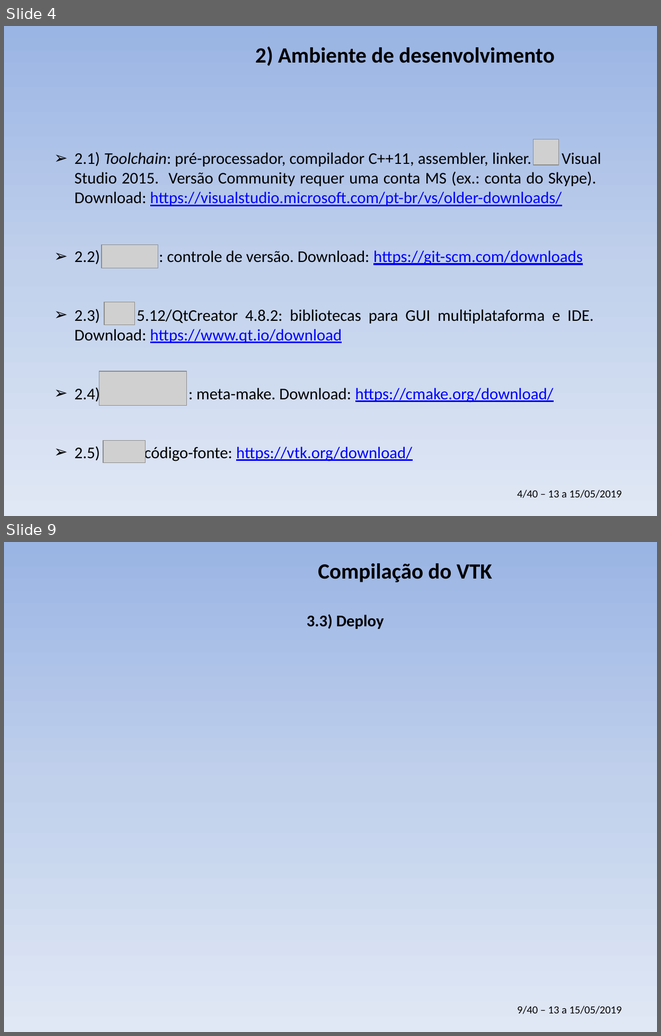
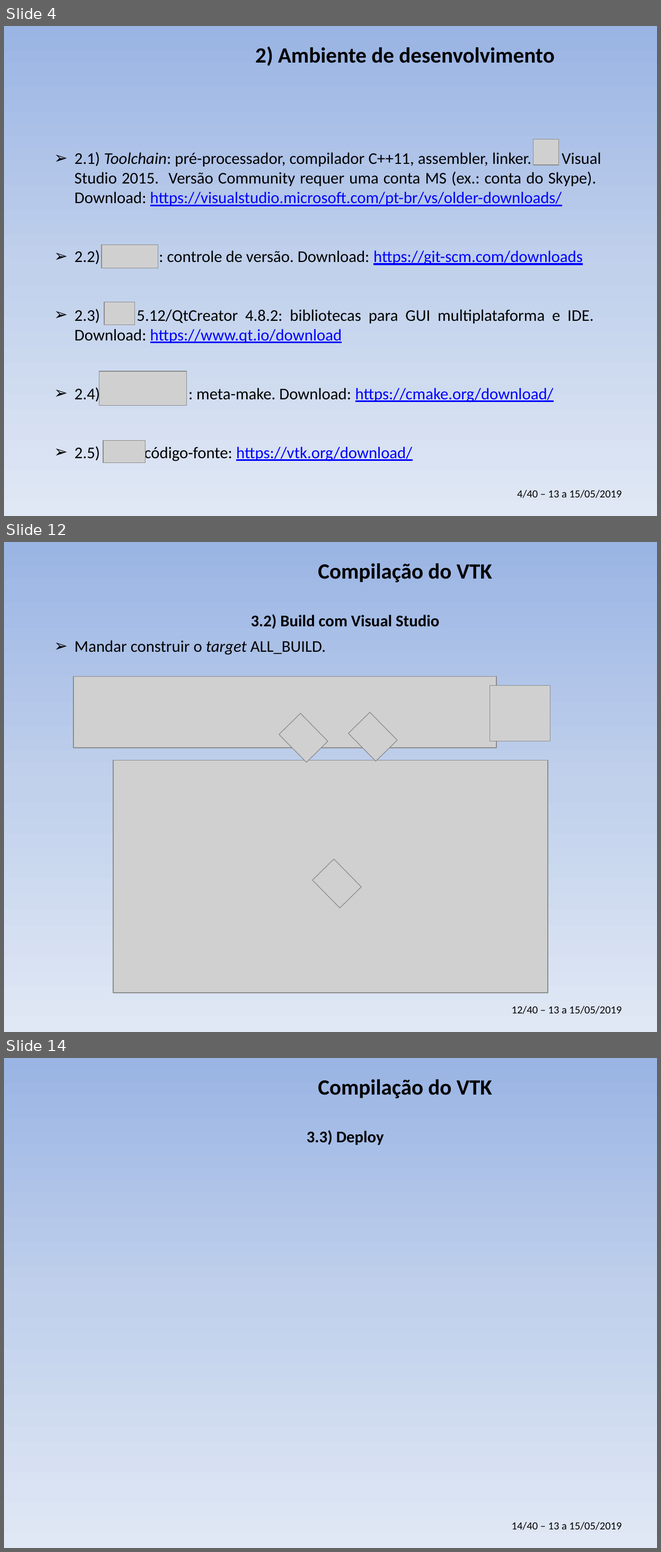
Before and after one commit to PauloCarvalhoRJ/cursoVTKgeo, a slide deck: aulas_3dias/slides_3dias.pptx. Shown one above the other, each under a label of ours: slides 4 and 9 before the commit, slides 4, 12 and 14 after it; the slides between them are not shown. The pictures are 661x1036 and 661x1552 pixels, drawn with LibreOffice and Linux fonts; fonts in the diff are those of the drawing; grey boxes stand for pictures; background and template pictures are left out. Boxes give left, top, right and bottom in pixels: in the first picture for what was removed or moved away, otherwise in the second. Text is boxed around its words. In the diff, an @@ line names an element or a change of style, - is before the commit and + after.

```diff
--- a/aulas_3dias/slides_3dias.pptx
+++ b/aulas_3dias/slides_3dias.pptx
@@ slide 12 added at bbox=[4, 542, 657, 1032], background gradient #9AB5E4 to #C2D1ED to #E1E8F5; not listed: 1 template element that a slide beside it also shows @@
@@ title added at bbox=[318, 563, 492, 582], 24 pt, text #000000, bold @@
+Compilação do VTK
@@ text added at bbox=[251, 614, 439, 629], 18 pt, text #000000, bold @@
+3.2) Build com Visual Studio
@@ text added at bbox=[74, 640, 326, 655], 18 pt, text #000000 @@
+➢ Mandar construir o target ALL_BUILD.
@@ picture added at bbox=[73, 677, 496, 748] @@
@@ picture added at bbox=[490, 686, 550, 741] @@
@@ picture added at bbox=[279, 713, 328, 762] @@
@@ picture added at bbox=[348, 712, 397, 761] @@
@@ picture added at bbox=[113, 760, 548, 992] @@
@@ picture added at bbox=[312, 859, 361, 908] @@
@@ what was slide 9 is now slide 14 @@
@@ text at bbox=[512, 1521, 621, 1530]: text changed @@
-9/40 – 13 a 15/05/2019
+14/40 – 13 a 15/05/2019
```
Also in this commit, not shown: 4 slides changed, 4 other slides added.
